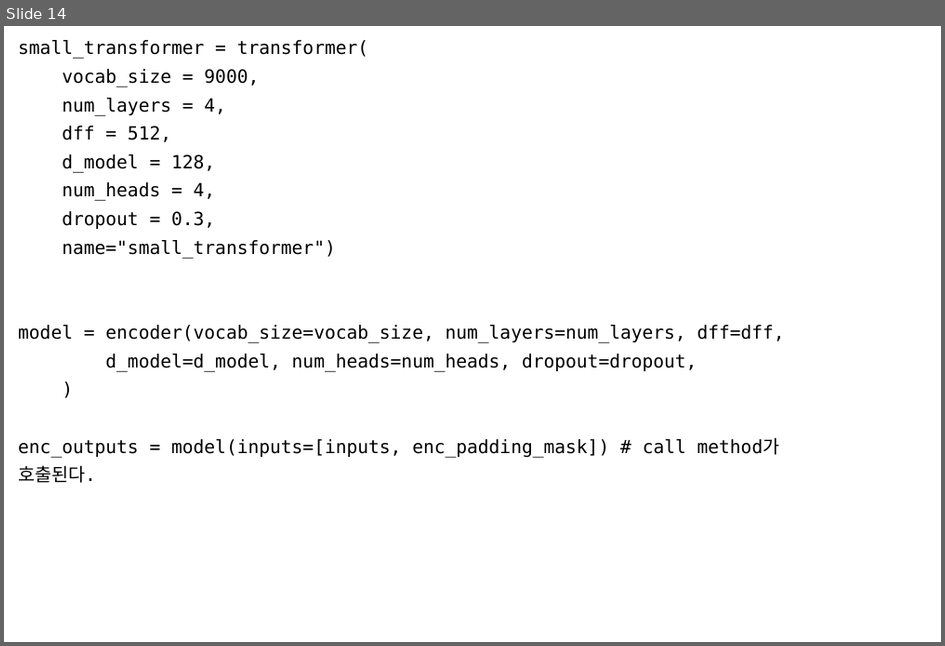
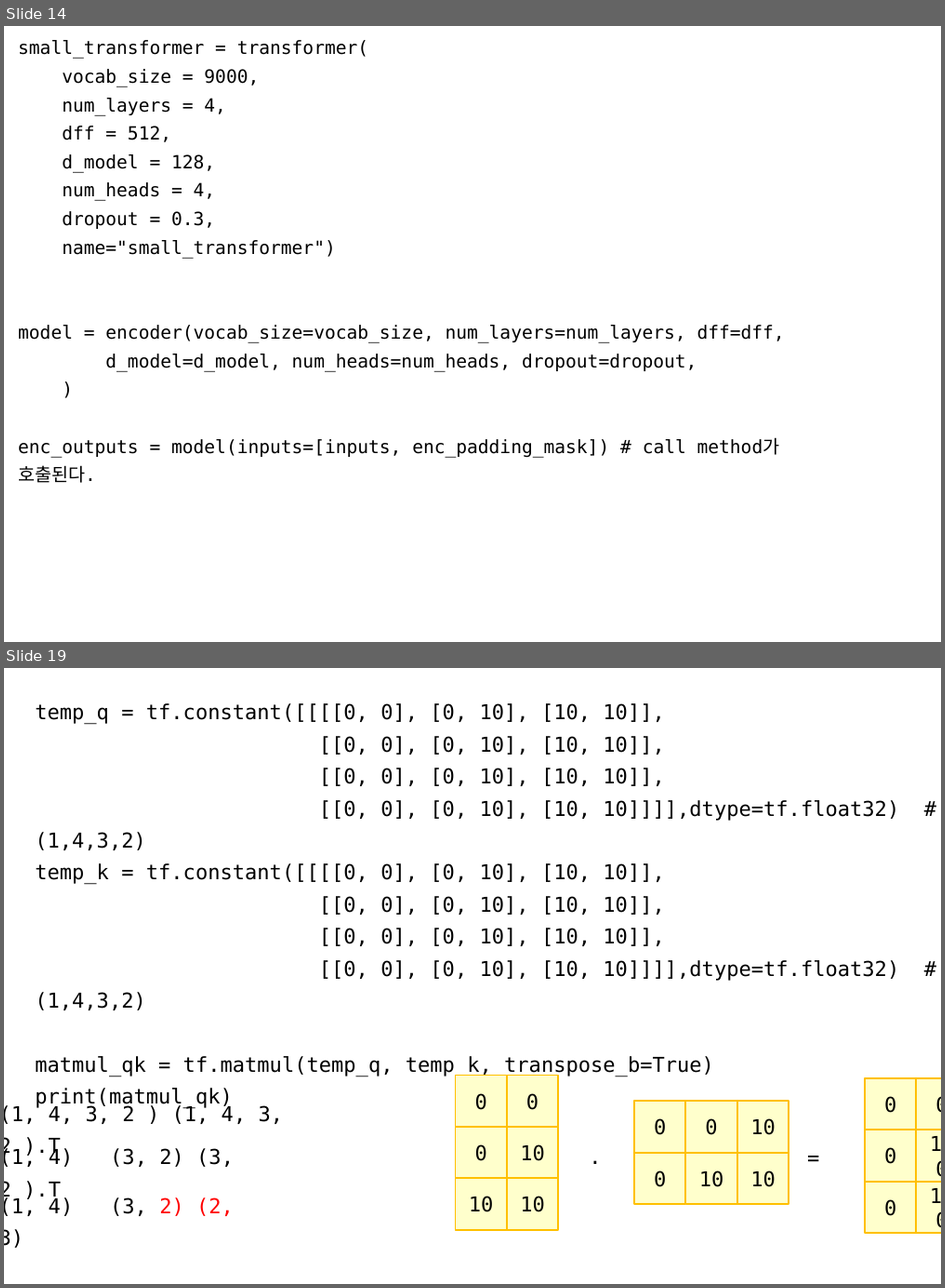
Before and after one commit to imguru-mooc/deep_learning_nlp, a slide deck: 트랜스포머분석_판서.pptx. Shown one above the other, each under a label of ours: slide 14 before the commit, slides 14 and 19 after it; the slides between them are not shown. The pictures are 945x646 and 945x1288 pixels, drawn with LibreOffice and Linux fonts; fonts in the diff are those of the drawing. Boxes give left, top, right and bottom in pixels: in the first picture for what was removed or moved away, otherwise in the second. Text is boxed around its words. In the diff, an @@ line names an element or a change of style, - is before the commit and + after.

```diff
--- a/트랜스포머분석_판서.pptx
+++ b/트랜스포머분석_판서.pptx
@@ slide 19 added at [4, 668, 941, 1284], background #FFFFFF @@
@@ text added at [35, 703, 900, 1109], 18 pt, text #000000 @@
+temp_q = tf.constant([[[[0, 0], [0, 10], [10, 10]],
+[[0, 0], [0, 10], [10, 10]],
+[[0, 0], [0, 10], [10, 10]],
+[[0, 0], [0, 10], [10, 10]]]],dtype=tf.float32) # (1,4,3,2)
+temp_k = tf.constant([[[[0, 0], [0, 10], [10, 10]],
+[[0, 0], [0, 10], [10, 10]],
+[[0, 0], [0, 10], [10, 10]],
+[[0, 0], [0, 10], [10, 10]]]],dtype=tf.float32) # (1,4,3,2)
+matmul_qk = tf.matmul(temp_q, temp_k, transpose_b=True)
+print(matmul_qk)
@@ rectangle added at [455, 1075, 507, 1126], fill #FFFFCC, outline #FFC000 1.5 pt, 18 pt, text #000000 @@
+0
@@ rectangle added at [507, 1075, 559, 1126], fill #FFFFCC, outline #FFC000 1.5 pt, 18 pt, text #000000 @@
+0
@@ rectangle added at [865, 1078, 917, 1130], fill #FFFFCC, outline #FFC000 1.5 pt, 18 pt, text #000000 @@
+0
@@ rectangle added at [917, 1078, 941, 1130], fill #FFFFCC, outline #FFC000 1.5 pt, 18 pt, text #000000 @@
+0
@@ text added at [4, 1104, 284, 1158], 18 pt, text #000000 @@
+(1, 4, 3, 2 ) (1, 4, 3, 2 ).T
@@ rectangle added at [635, 1100, 686, 1153], fill #FFFFCC, outline #FFC000 1.5 pt, 18 pt, text #000000 @@
+0
@@ rectangle added at [686, 1100, 738, 1153], fill #FFFFCC, outline #FFC000 1.5 pt, 18 pt, text #000000 @@
+0
@@ rectangle added at [738, 1100, 790, 1153], fill #FFFFCC, outline #FFC000 1.5 pt, 18 pt, text #000000 @@
+10
@@ rectangle added at [455, 1126, 507, 1179], fill #FFFFCC, outline #FFC000 1.5 pt, 18 pt, text #000000 @@
+0
@@ rectangle added at [507, 1126, 559, 1179], fill #FFFFCC, outline #FFC000 1.5 pt, 18 pt, text #000000 @@
+10
@@ text added at [582, 1133, 609, 1170], 18 pt, text #000000 @@
+.
@@ text added at [799, 1133, 827, 1171], 18 pt, text #000000 @@
+=
@@ rectangle added at [865, 1129, 917, 1181], fill #FFFFCC, outline #FFC000 1.5 pt, 18 pt, text #000000 @@
+0
@@ rectangle added at [917, 1129, 941, 1181], fill #FFFFCC, outline #FFC000 1.5 pt, 18 pt, text #000000 @@
+100
@@ text added at [4, 1147, 234, 1202], 18 pt, text #000000 @@
+(1, 4) (3, 2) (3, 2 ).T
@@ rectangle added at [635, 1153, 686, 1204], fill #FFFFCC, outline #FFC000 1.5 pt, 18 pt, text #000000 @@
+0
@@ rectangle added at [686, 1153, 738, 1204], fill #FFFFCC, outline #FFC000 1.5 pt, 18 pt, text #000000 @@
+10
@@ rectangle added at [738, 1153, 790, 1204], fill #FFFFCC, outline #FFC000 1.5 pt, 18 pt, text #000000 @@
+10
@@ text added at [4, 1196, 234, 1247], 18 pt, text #000000 @@
+(1, 4) (3, 2) (2, 3)
+(1, 4, 3, 3)
@@ rectangle added at [455, 1178, 507, 1230], fill #FFFFCC, outline #FFC000 1.5 pt, 18 pt, text #000000 @@
+10
@@ rectangle added at [507, 1178, 559, 1230], fill #FFFFCC, outline #FFC000 1.5 pt, 18 pt, text #000000 @@
+10
@@ rectangle added at [865, 1181, 917, 1233], fill #FFFFCC, outline #FFC000 1.5 pt, 18 pt, text #000000 @@
+0
@@ rectangle added at [917, 1181, 941, 1233], fill #FFFFCC, outline #FFC000 1.5 pt, 18 pt, text #000000 @@
+100
```
Also in this commit, not shown: 4 other slides added, 1 other file.
